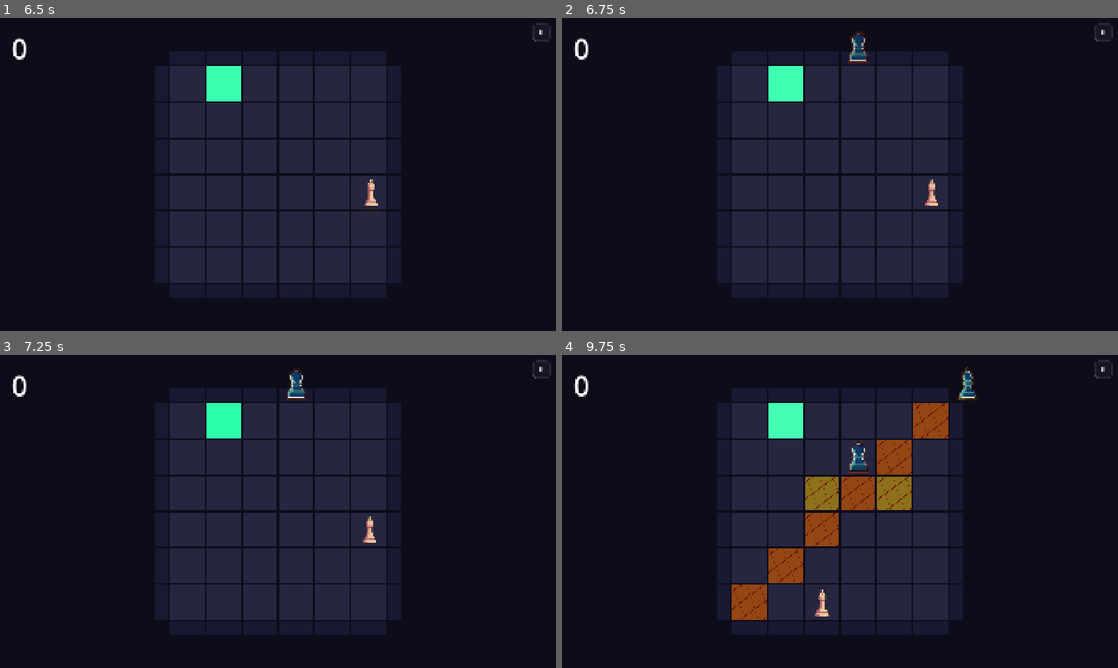
Above: before the commit, frames 1-4 (two rows, left to right).
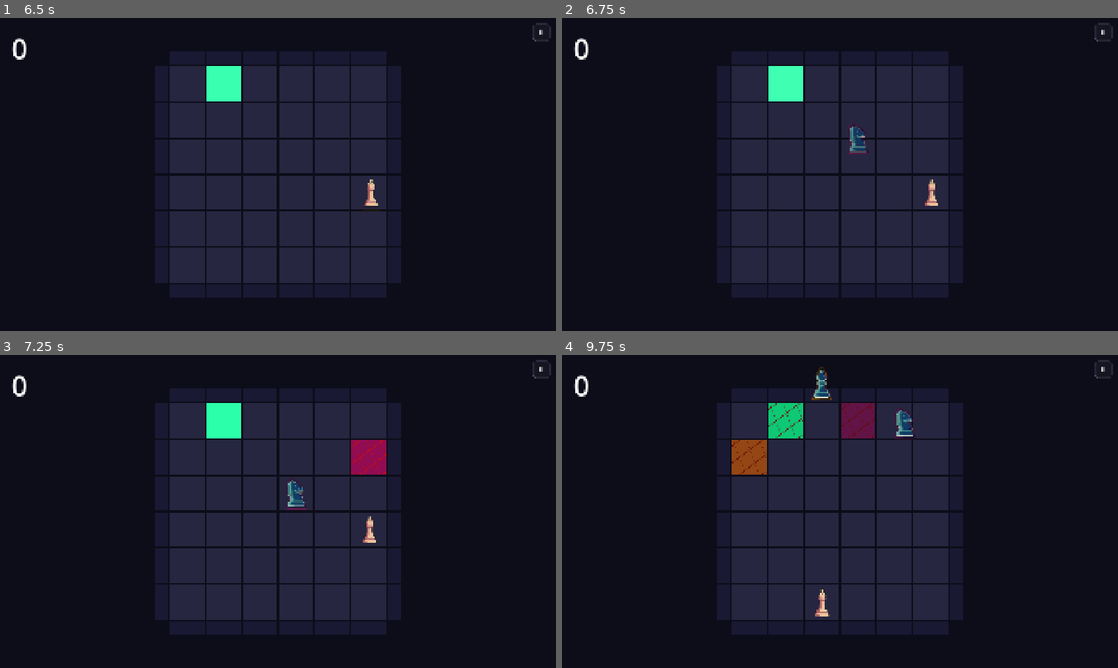
Above: after the commit, the same moments.

Repository: christophrrrrr/LaserChess
Game: Godot game, scene res://scenes/intro.tscn
Same seed, same stepped clock (60 frames per second), same inputs: the game is played once before the commit and once after it.
Inputs (mouse positions are in pixels of both pictures, inside the frame that each line leads up to):
- Up to frame 1 (6.5 s): tap Enter at 0.5 s; move the mouse to (400, 158) at 0.52 s; hold D (move_right) 0.53-1.25 s; tap Space (press_button) at 0.6 s; click (400, 158) at 0.67 s; click "SOLO" at 1.25 s; click "SOLO" at 2 s; click "PLAY" at 2.75 s; click "II" at 3.5 s; click "RESUME" at 4.25 s; drag from (166, 190) to (250, 237) at 5.02 s; move the mouse to (333, 105) at 5.77 s; hold D (move_right) from 5.78 s (still down); tap E at 5.85 s
- Up to frame 2 (6.75 s): release D (move_right) at 6.5 s; drag from (812, 237) to (673, 127) at 6.52 s
- Up to frame 3 (7.25 s): no input
- Up to frame 4 (9.75 s): move the mouse to (1006, 558) at 7.27 s; hold A (move_left) 7.28-8 s; tap Enter at 7.35 s; drag from (673, 464) to (756, 433) at 8.02 s; move the mouse to (867, 511) at 8.77 s; hold S (move_down) 8.78-9.5 s; tap Space (press_button) at 8.85 s; click (867, 511) at 8.92 s; drag from (756, 433) to (728, 527) at 9.52 s

Frame 1 is identical in both runs. In frame 2, 0.5% of the frame differs, in the area x 51-56%, y 4-44%; in frame 3, 1.2%; in frame 4, 8.4%, in the area x 30-75%, y 3-85%.

Commit message:
push changes to ranked mode: same seed and no restart on death

Diff:
--- a/scripts/game_board.gd
+++ b/scripts/game_board.gd
@@ -40,8 +40,10 @@
 # Score
 var score: int = 0
 
-# Seeded RNG — deterministic when seed is set, random otherwise
+# Seeded RNG — used only for TARGET placement
 var rng: RandomNumberGenerator = RandomNumberGenerator.new()
+# Separate seeded RNG — used only for HAZARD spawning so boards stay in sync
+var hazard_rng: RandomNumberGenerator = RandomNumberGenerator.new()
 
 # Colors
 var color_floor_normal := Color(0.15, 0.15, 0.25)
@@ -82,6 +84,7 @@
 func _ready() -> void:
 	# Default: randomize (solo mode). Ranked mode calls set_match_seed() before play starts.
 	rng.randomize()
+	hazard_rng.randomize()
 
 	var crack_shader: Shader = load("res://shaders/danger_crack.gdshader")
 	_danger_material = ShaderMaterial.new()
@@ -101,9 +104,20 @@
 # === SEEDED RNG API ===
 
 func set_match_seed(seed_value: int) -> void:
-	## Call this before the match starts to make hazards deterministic.
-	## Both players use the same seed → identical hazard sequences.
+	## Seed both RNGs before a ranked match so both players see identical boards.
+	## rng (targets) and hazard_rng (hazards) are kept separate so collecting
+	## a target at a different time doesn't shift the hazard sequence.
 	rng.seed = seed_value
+	hazard_rng.seed = seed_value
+	# Clear any target placed by _ready() / a previous reset and place the first
+	# seeded one so both players start with the same square highlighted.
+	for sq in active_targets:
+		sq.set_meta("is_target", false)
+		_stop_square_tween(sq, "pulse_tween")
+		var r := sq.get_meta("rect") as ColorRect
+		r.color = color_wall_normal if sq.get_meta("is_wall", false) else color_floor_normal
+	active_targets.clear()
+	spawn_target_square()
 
 func get_current_seed() -> int:
 	return rng.seed
@@ -407,9 +421,9 @@
 # =====================
 
 func spawn_rook_hazard() -> void:
-	var is_row = rng.randf() < 0.5
-	var index = rng.randi() % grid_size
-	var reverse = rng.randf() < 0.5
+	var is_row = hazard_rng.randf() < 0.5
+	var index = hazard_rng.randi() % grid_size
+	var reverse = hazard_rng.randf() < 0.5
 
 	var positions: Array[Vector2i] = []
 	var start_pos: Vector2
@@ -437,11 +451,11 @@
 	var positions: Array[Vector2i] = []
 	var start_pos: Vector2
 
-	var diagonal_type = rng.randi() % 4
+	var diagonal_type = hazard_rng.randi() % 4
 
 	match diagonal_type:
 		0:
-			var start_col = rng.randi() % grid_size
+			var start_col = hazard_rng.randi() % grid_size
 			var col = start_col
 			var row = 0
 			while col < grid_size and row < grid_size:
@@ -450,7 +464,7 @@
 				row += 1
 			start_pos = grid_to_world(Vector2i(start_col - 1, -1))
 		1:
-			var start_row = rng.randi() % grid_size
+			var start_row = hazard_rng.randi() % grid_size
 			var col = 0
 			var row = start_row
 			while col < grid_size and row < grid_size:
@@ -459,7 +473,7 @@
 				row += 1
 			start_pos = grid_to_world(Vector2i(-1, start_row - 1))
 		2:
-			var start_col = rng.randi() % grid_size
+			var start_col = hazard_rng.randi() % grid_size
 			var col = start_col
 			var row = 0
 			while col >= 0 and row < grid_size:
@@ -468,7 +482,7 @@
 				row += 1
 			start_pos = grid_to_world(Vector2i(start_col + 1, -1))
 		3:
-			var start_row = rng.randi() % grid_size
+			var start_row = hazard_rng.randi() % grid_size
 			var col = grid_size - 1
 			var row = start_row
 			while col >= 0 and row < grid_size:
@@ -481,7 +495,7 @@
 		_execute_hazard_with_piece(positions, bishop_texture, start_pos, color_danger_bishop)
 
 func spawn_knight_hazard() -> void:
-	var start_pos = Vector2i(rng.randi() % grid_size, rng.randi() % grid_size)
+	var start_pos = Vector2i(hazard_rng.randi() % grid_size, hazard_rng.randi() % grid_size)
 	_execute_knight_hazard(start_pos)
 
 func _get_valid_knight_moves(from_pos: Vector2i) -> Array[Vector2i]:
@@ -628,7 +642,7 @@
 		if valid_moves.is_empty():
 			break
 
-		var target_pos = valid_moves[rng.randi() % valid_moves.size()]
+		var target_pos = valid_moves[hazard_rng.randi() % valid_moves.size()]
 		_mark_danger(target_pos, color_danger_knight)
 		SoundManager.play("warning")
 
@@ -650,7 +664,7 @@
 
 		await _knight_squash(piece, base_scale)
 
-		if player and not player.is_dead:
+		if player and not player.is_dead and not player.invincible:
 			if player.grid_pos == target_pos:
 				player_hit.emit()
 				player.die()
@@ -786,7 +800,7 @@
 			square.set_meta("flash_tween", flash_tween)
 
 		# Check collision AFTER piece has arrived
-		if player and not player.is_dead:
+		if player and not player.is_dead and not player.invincible:
 			if player.grid_pos == pos:
 				player_hit.emit()
 				player.die()
@@ -807,8 +821,8 @@
 # =====================
 
 func spawn_pawn_hazard() -> void:
-	var col := rng.randi() % grid_size
-	var moving_down := rng.randf() < 0.5
+	var col := hazard_rng.randi() % grid_size
+	var moving_down := hazard_rng.randf() < 0.5
 	_execute_pawn_hazard(col, moving_down)
 
 func _execute_pawn_hazard(col: int, moving_down: bool) -> void:
@@ -944,7 +958,7 @@
 			current_col = d.x
 
 			# Kill if player is still on that square
-			if player and not player.is_dead and player.grid_pos == d:
+			if player and not player.is_dead and not player.invincible and player.grid_pos == d:
 				player_hit.emit()
 				player.die()
 				return current_col
@@ -960,7 +974,7 @@
 		return
 
 	# Weighted: rook ~29%, bishop ~29%, knight ~29%, pawn ~14%
-	var roll := rng.randi() % 7
+	var roll := hazard_rng.randi() % 7
 	match roll:
 		0, 1: spawn_rook_hazard()
 		2, 3: spawn_bishop_hazard()
--- a/scripts/hazard_spawner.gd
+++ b/scripts/hazard_spawner.gd
@@ -65,3 +65,8 @@
 	is_active = true
 	spawn_timer.stop()
 	spawn_timer.start(initial_delay)
+
+## Restart spawning after a ranked respawn — keeps current difficulty, brief pause before next hazard
+func resume() -> void:
+	is_active = true
+	spawn_timer.start(initial_delay)
--- a/scripts/player.gd
+++ b/scripts/player.gd
@@ -16,6 +16,7 @@
 var is_moving: bool = false
 var grid_size: int = 6
 var is_dead: bool = false
+var invincible: bool = false   # true for 1.5 s after respawn — hazards can't kill
 
 var game_board: Node2D
 
@@ -398,6 +399,7 @@
 	rotation = 0
 	is_moving = false
 	is_dead = false
+	invincible = false
 	_keys_this_frame.clear()
 	_move_cooldown = 0.0
 
--- a/scripts/ranked_match.gd
+++ b/scripts/ranked_match.gd
@@ -526,14 +526,17 @@
 	spectate_label.visible = false
 	_is_spectating = false
 
-	# Respawn — score is NOT reset (10 s wait is the punishment)
+	# Respawn — score and board are NOT reset (10 s wait is the punishment)
 	player.reset()
-	game_board.reset()
-	hazard_spawner.reset()
+	player.invincible = true
+	hazard_spawner.resume()
 
 	player.modulate.a = 0.0
 	var flash := create_tween()
 	flash.tween_property(player, "modulate:a", 1.0, 0.4)
+	await get_tree().create_timer(1.5).timeout
+	if is_inside_tree() and current_state == State.PLAYING:
+		player.invincible = false
 
 # =====================
 # MATCH END
